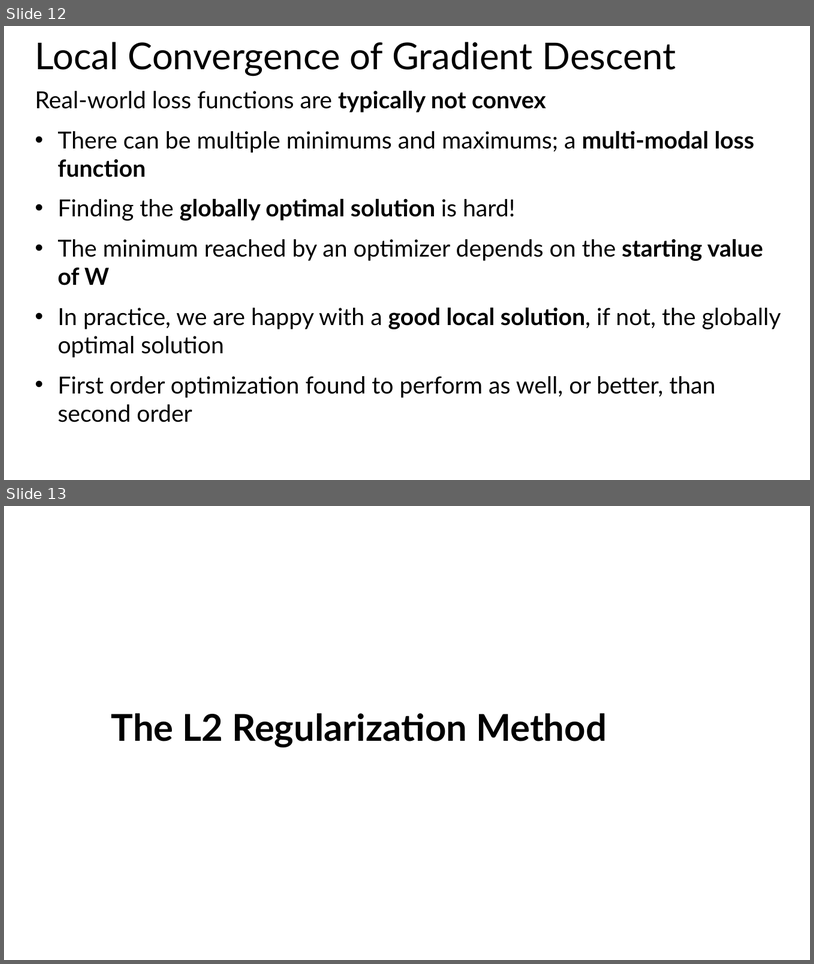
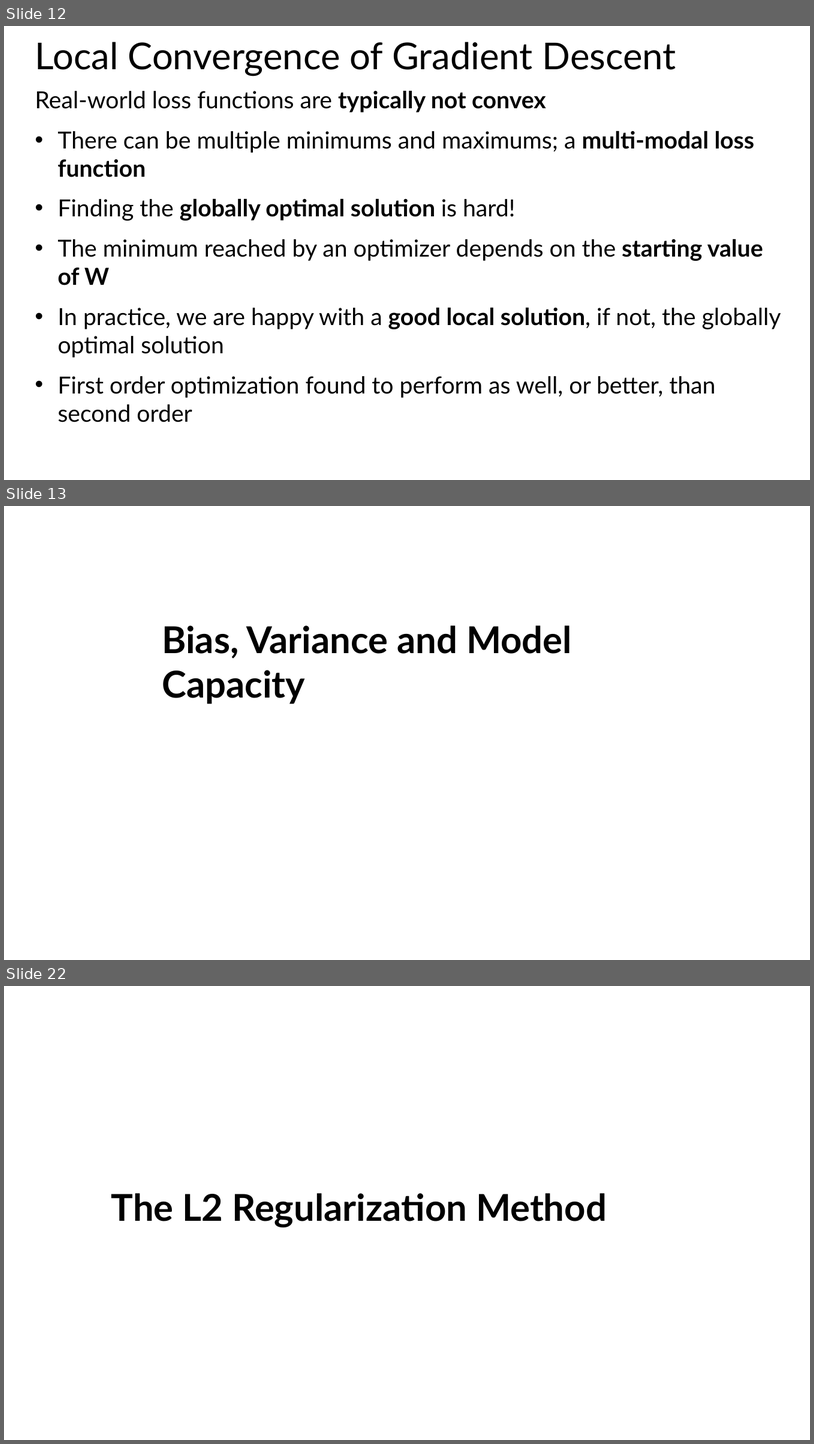
Before and after one commit to StephenElston/MachineLearning530, a slide deck: Lesson4/4_OptimizationRegularization.pptx. Shown one above the other, each under a label of ours: slides 12 and 13 before the commit, slides 12, 13 and 22 after it; the slides between them are not shown. The pictures are 814x964 and 814x1444 pixels, drawn with LibreOffice and Linux fonts; fonts in the diff are those of the drawing. Boxes give left, top, right and bottom in pixels: in the first picture for what was removed or moved away, otherwise in the second. Text is boxed around its words. In the diff, an @@ line names an element or a change of style, - is before the commit and + after.

```diff
--- a/Lesson4/4_OptimizationRegularization.pptx
+++ b/Lesson4/4_OptimizationRegularization.pptx
@@ slide 13 added at (x1=4, y1=506, x2=810, y2=960), background #FFFFFF @@
@@ subtitle added at (x1=162, y1=625, x2=572, y2=704), 44 pt, text #000000, bold @@
+Bias, Variance and Model Capacity
@@ what was slide 13 is now slide 22 @@
```
Also in this commit, not shown: 9 other slides added.
